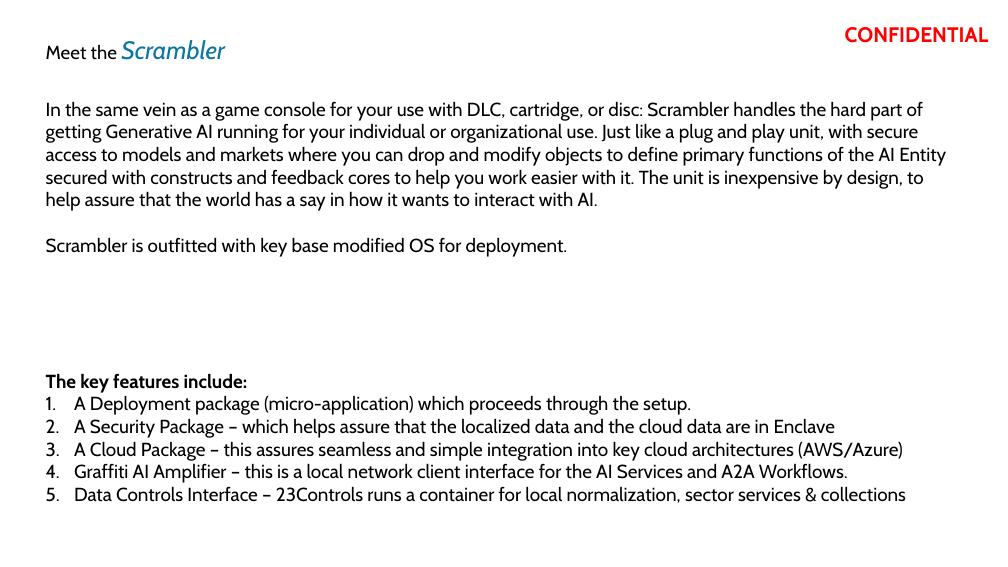
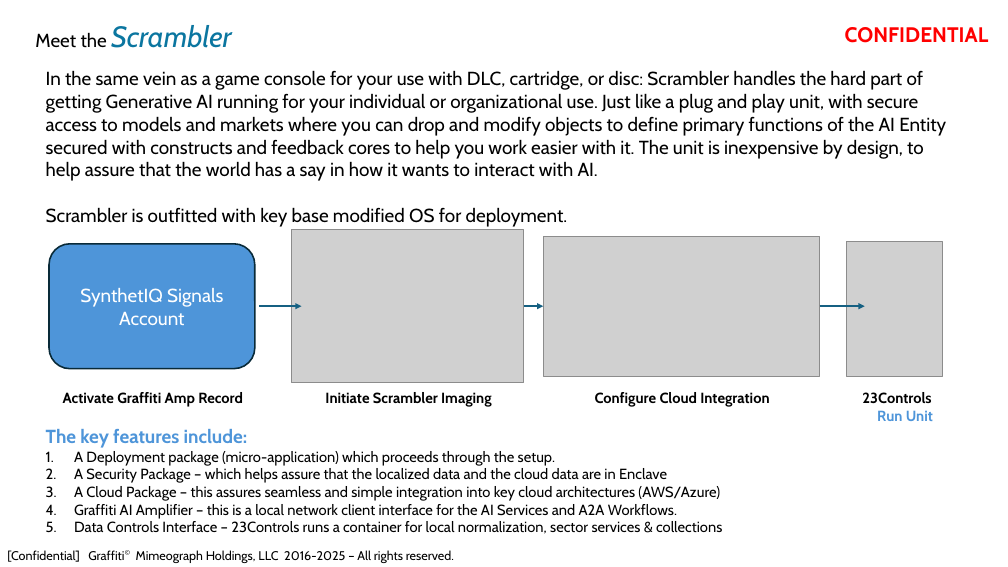
Before and after one commit to synthetiqio/pingblender-cpg-amplifier, a slide deck: slide 6 of docs/Graffiti AI Amplifier.pptx (slide 3 before the commit). Drawn at 1008x567 pixels with LibreOffice and Linux fonts; fonts in the diff are those of the drawing; grey boxes stand for pictures. Boxes give left, top, right and bottom in pixels: in the first picture for what was removed or moved away, otherwise in the second. Text is boxed around its words. In the diff, an @@ line names an element or a change of style, - is before the commit and + after.

```diff
--- a/docs/Graffiti AI Amplifier.pptx
+++ b/docs/Graffiti AI Amplifier.pptx
@@ text "Meet the Scrambler": place and size @@
-text "Meet the Scrambler" at bbox=[46, 40, 225, 60]
+text "Meet the Scrambler" at bbox=[35, 25, 232, 48]
@@ text "Meet the Scrambler" at bbox=[35, 25, 232, 48]: size 24 to 28 pt in "Scrambler" @@
@@ text "In the same vein as ...": place and size @@
-text "In the same vein as ..." at bbox=[46, 101, 946, 503]
+text "In the same vein as ..." at bbox=[46, 70, 946, 534]
@@ picture added at bbox=[291, 230, 524, 383] @@
@@ picture added at bbox=[544, 236, 820, 376] @@
@@ rounded rectangle added at bbox=[49, 243, 255, 368], fill #4E95D9, outline #092A39 1.5 pt, 18 pt, text #FFFFFF @@
+SynthetIQ Signals
+Account
@@ picture added at bbox=[846, 242, 942, 377] @@
@@ arrow added from (259, 306) to (302, 306), #156082 1.5 pt @@
@@ arrow added from (524, 306) to (544, 306), #156082 1.5 pt @@
@@ arrow added from (820, 306) to (865, 306), #156082 1.5 pt @@
@@ text at bbox=[63, 392, 492, 407]: paragraph added @@
+Activate Graffiti Amp Record Initiate Scrambler Imaging Configure Cloud Integration 23Controls
+Run Unit
@@ text at bbox=[46, 429, 722, 534]: text colour #000000 to #4E95D9 in "The key features include:"; size 18 to 14 pt in "A Deployment package (micro-application) which proceeds thro ...", "A Security Package – which helps assure ...", "A Cloud Package – this assures seamless ...", "Graffiti AI Amplifier – this is a ..." and 1 more places @@
@@ text added at bbox=[7, 550, 454, 563], 12 pt, text #000000 @@
+[Confidential] Graffiti© Mimeograph Holdings, LLC 2016-2025 – All rights reserved.
```
Also in this commit, not shown: 3 other slides changed, 6 slides added, 2 slides removed, 2 other files.
